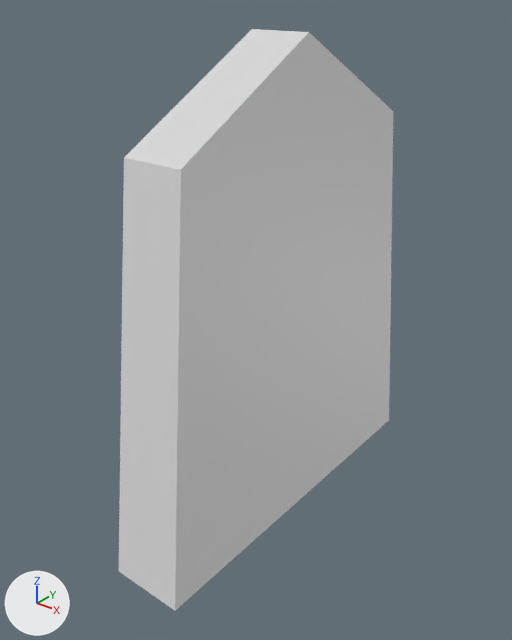
An edit to the FBX model data/AutoChess/Piece/JapaneseChessBase.fbx, drawn before and after from the same camera.
Rendered twice from a 50 mm camera at (1.96, -2.61, 1.63) aimed at (-0.04, -0.11, 0.08). Lighting does not change. The marker at lower left points along +X, +Y and +Z. The first picture is the older version. Where no turn or scale is listed for an object, it has been applied to the vertices.

Script lines for the objects in view, before the commit:
```python
me_cube_003 = bpy.data.meshes.new('Cube.003')
me_cube_003.from_pydata(...)  # 10 vertices, 6 faces; spans x -0.19..0.19, y -1.0..1.0, z -1.0..1.42
ob_cube = bpy.data.objects.new('Cube', me_cube_003)
ob_cube.location = (0.0, 0.0, 0.0)
```
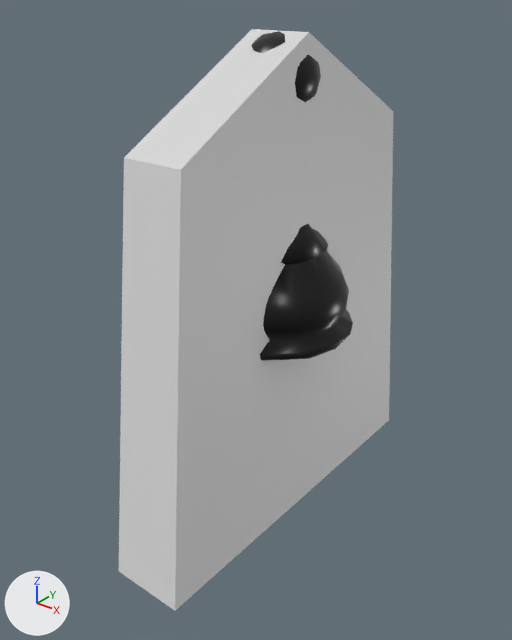
What changed in the scene script:
```text
Add img_black_png:
    img_black_png = load_image('Black.png', '_unpacked/Black.png', 1024, 1024, 'sRGB')
Add mat_black_pieces:
    mat_black_pieces = principled_material('Black Pieces')
    mat_black_pieces.texture = img_black_png  # with its transparency
    mat_black_pieces.roughness = 0.3
Add me_cube_005:
    me_cube_005.from_pydata(...)  # 310 vertices, 518 faces; spans x -0.389..0.39, y -0.389..0.389, z -0.7..0.709
    me_cube_005.materials.append(mat_black_pieces)  # picture img_black_png
Add ob_pawn:
    ob_pawn = bpy.data.objects.new('Pawn', me_cube_005)
    ob_pawn.location = (0.0, 0.0, 0.711)
```

Changed parts and their boxes (x1, y1, x2, y2) in the pictures (512 x 640 px):
'Pawn', added: after (251, 31, 353, 360)
